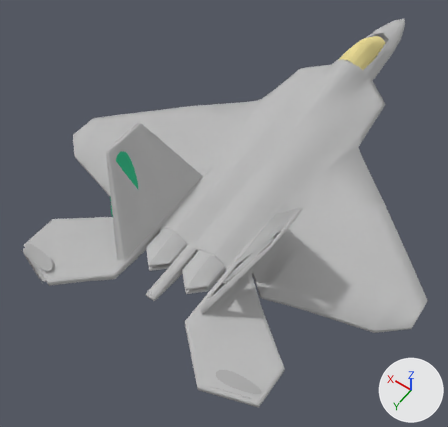
One commit to the Blender file gSources/F_22_Raptor.blend: the scene before it, then after it.
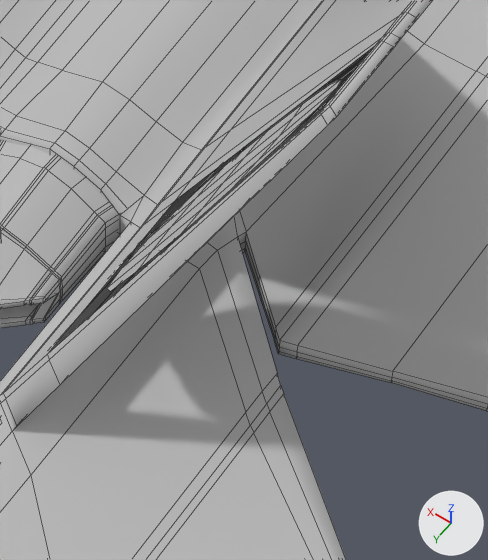
The first picture shows the older version from a camera (50 mm lens) standing at (-3.6, 7.14, 7.16) and looking at (0.26, 1.73, -1.33). The close-ups show both versions on the part from 44% to 68% of the width and 52% to 81% of the height of that picture; other places that the commit changed are outside them. The lights are fixed; the arrows at lower right show +X, +Y and +Z. The close-ups show mesh edges as thin lines.

In view in the first close-up: 'f22', 'rightDirectional'.
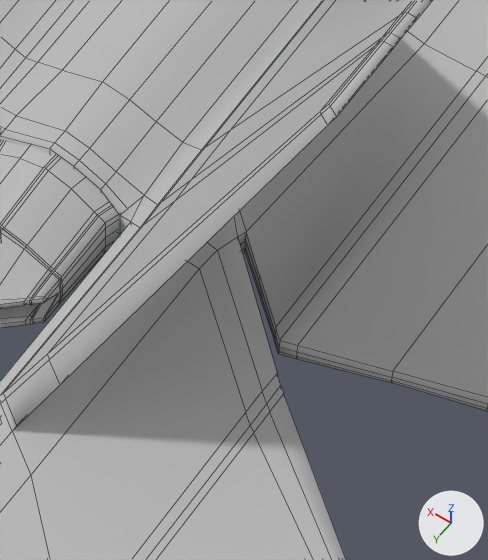
Where the newer file only moved an object's origin or applied its transform, the numbers keep the older frame.

The edits, one by one:
Object 'rightDirectional' (ob_rightdirectional) loses its SUBSURF modifier named 'Subsurf'.
Modifier setting removed (it was levels = 2).

Pixel boxes [x1, y1, x2, y2] of what changed, in the close-ups (488 x 560 px):
'rightDirectional', modifiers changed (39% wider, 44% taller): before [107, 80, 341, 291]; after [49, 47, 374, 352]
